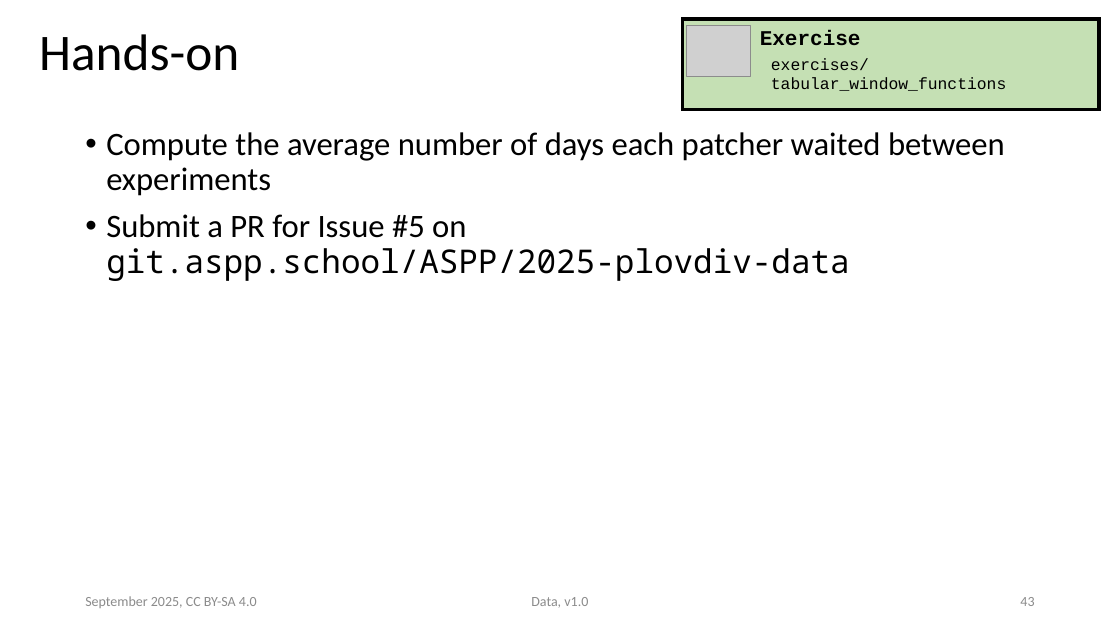
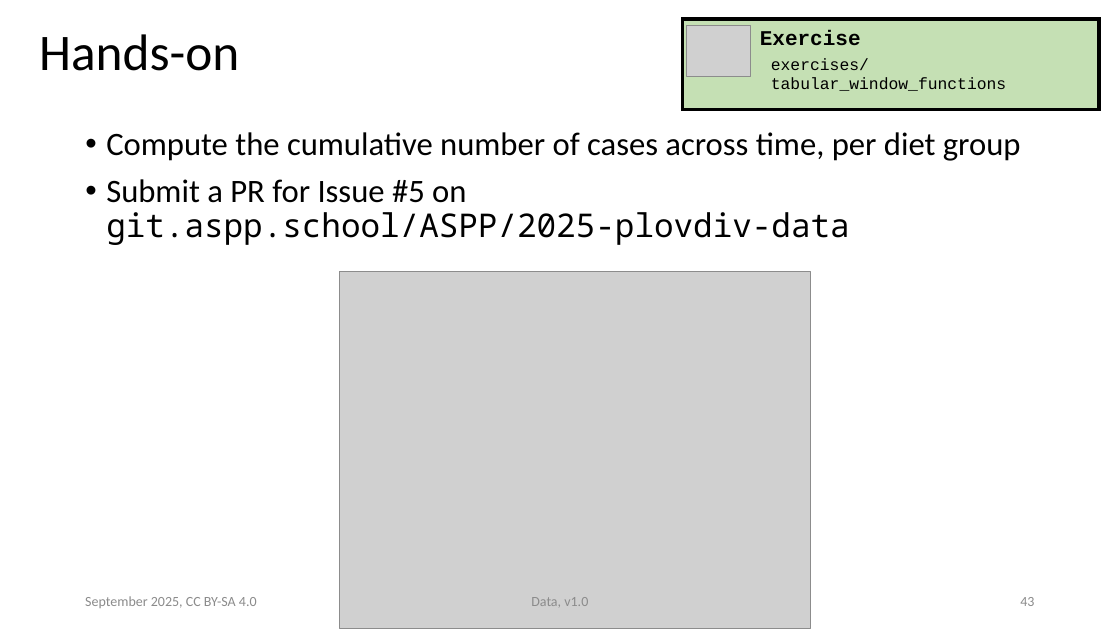
Before and after one commit to ASPP/data_class, a slide deck: slide 43 of tabular_data.pptx. Drawn at 1120x630 pixels with LibreOffice and Linux fonts; fonts in the diff are those of the drawing; grey boxes stand for pictures. Boxes give left, top, right and bottom in pixels: in the first picture for what was removed or moved away, otherwise in the second. Text is boxed around its words. In the diff, an @@ line names an element or a change of style, - is before the commit and + after.

```diff
--- a/tabular_data.pptx
+++ b/tabular_data.pptx
@@ text at box(106, 132, 1021, 161): text changed @@
-• Compute the average number of days each patcher waited between experiments
+• Compute the cumulative number of cases across time, per diet group
@@ picture added at box(339, 271, 810, 628) @@
```
Also in this commit, not shown: 7 other slides changed, 3 other files.
